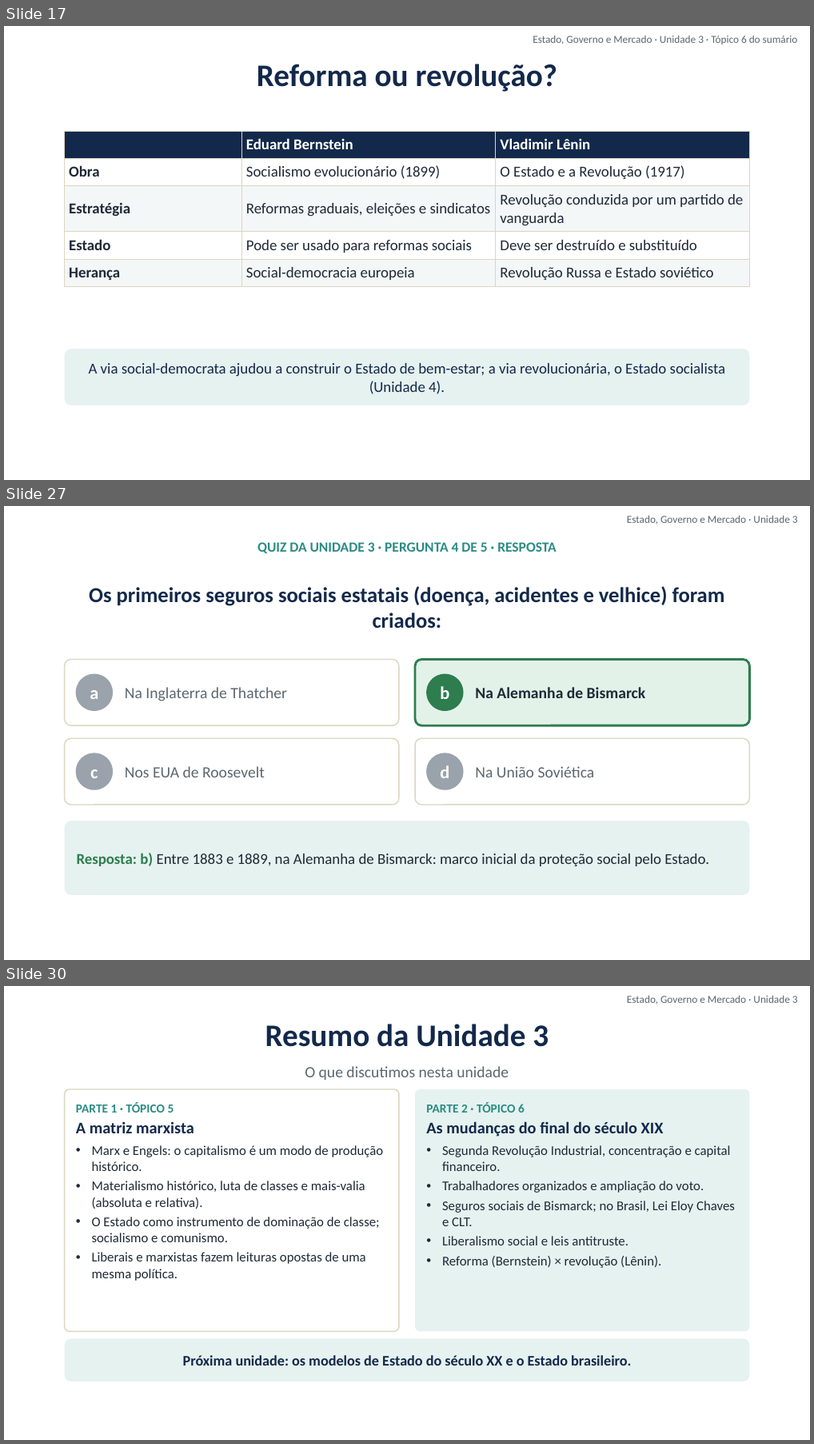
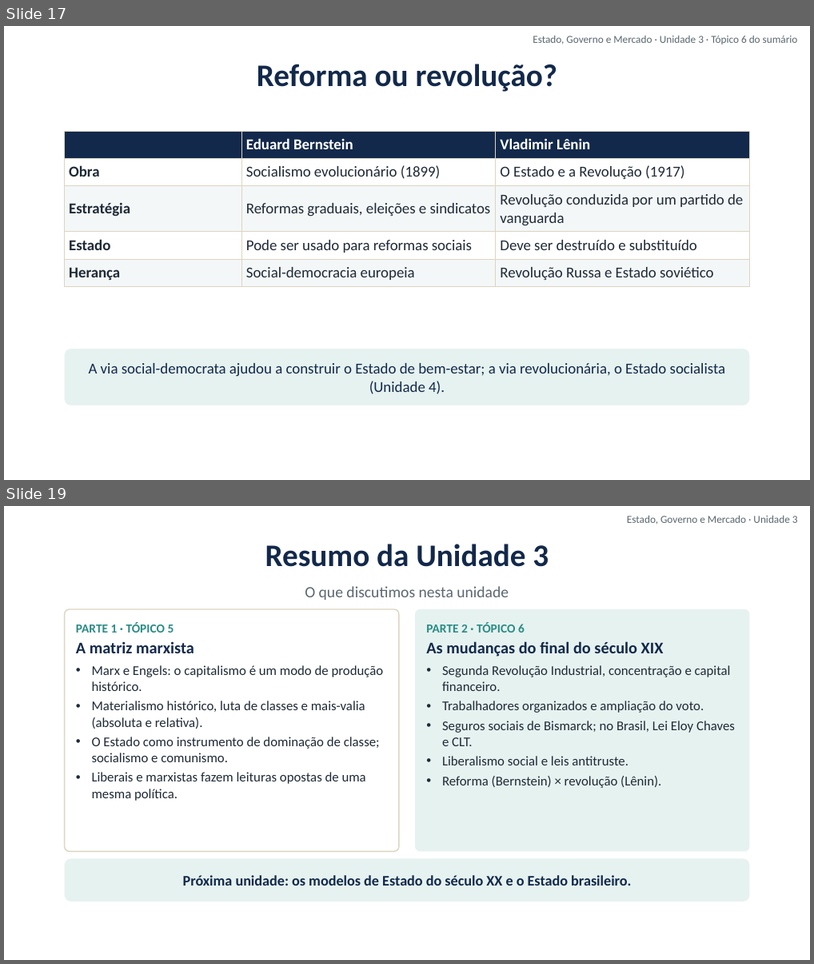
Before and after one commit to cleitonfranco74/gestao_publica, a slide deck: disciplina-01-estado-governo-mercado/materiais/03_Unidade_3_Matriz_Marxista.pptx. Shown one above the other, each under a label of ours: slides 17, 27 and 30 before the commit, slides 17 and 19 after it; the slides between them are not shown. The pictures are 814x1444 and 814x964 pixels, drawn with LibreOffice and Linux fonts; fonts in the diff are those of the drawing; background and template pictures are left out. Boxes give left, top, right and bottom in pixels: in the first picture for what was removed or moved away, otherwise in the second. Text is boxed around its words. In the diff, an @@ line names an element or a change of style, - is before the commit and + after.

```diff
--- a/disciplina-01-estado-governo-mercado/materiais/03_Unidade_3_Matriz_Marxista.pptx
+++ b/disciplina-01-estado-governo-mercado/materiais/03_Unidade_3_Matriz_Marxista.pptx
@@ slide 27 removed at bbox=[4, 506, 810, 960], background picture (left out) @@
@@ text removed at bbox=[627, 516, 798, 524] @@
-Estado, Governo e Mercado · Unidade 3
@@ text removed at bbox=[258, 542, 557, 554] @@
-QUIZ DA UNIDADE 3 · PERGUNTA 4 DE 5 · RESPOSTA
@@ text removed at bbox=[89, 586, 726, 628] @@
-Os primeiros seguros sociais estatais (doença, acidentes e velhice) foram criados:
@@ rounded rectangle removed at bbox=[65, 660, 399, 725] @@
@@ rounded rectangle removed at bbox=[415, 660, 750, 725] @@
@@ rounded rectangle removed at bbox=[76, 674, 113, 711] @@
-a
@@ text removed at bbox=[125, 687, 287, 701] @@
-Na Inglaterra de Thatcher
@@ rounded rectangle removed at bbox=[426, 674, 464, 711] @@
-b
@@ text removed at bbox=[475, 687, 646, 698] @@
-Na Alemanha de Bismarck
@@ rounded rectangle removed at bbox=[65, 738, 399, 804] @@
@@ rounded rectangle removed at bbox=[415, 738, 750, 804] @@
@@ rounded rectangle removed at bbox=[76, 752, 113, 790] @@
-c
@@ text removed at bbox=[125, 766, 265, 777] @@
-Nos EUA de Roosevelt
@@ rounded rectangle removed at bbox=[426, 752, 464, 790] @@
-d
@@ text removed at bbox=[475, 766, 595, 777] @@
-Na União Soviética
@@ rounded rectangle removed at bbox=[65, 820, 750, 895] @@
-Resposta: b) Entre 1883 e 1889, na Alemanha de Bismarck: marco inicial da proteção social pelo Estado.
@@ what was slide 30 is now slide 19 @@
```
Also in this commit, not shown: 1 slide changed, 10 other slides removed, 17 other files.
